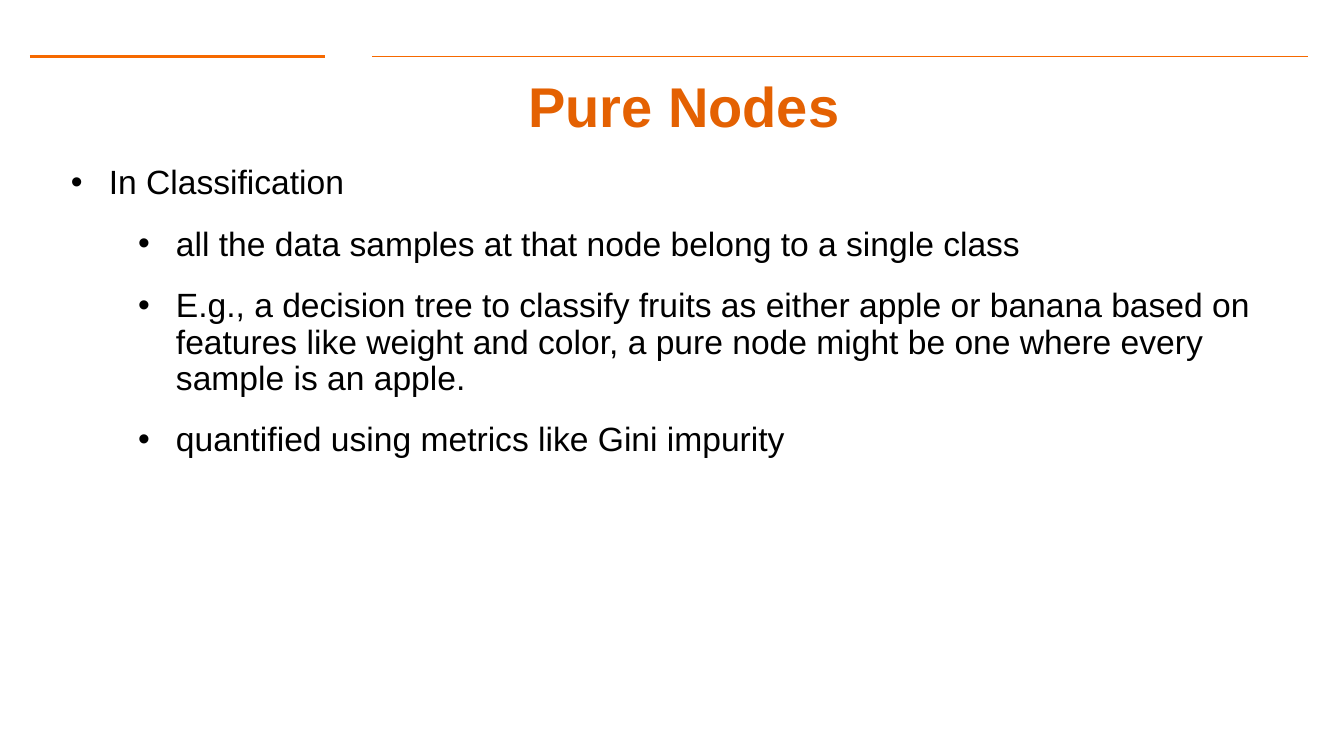
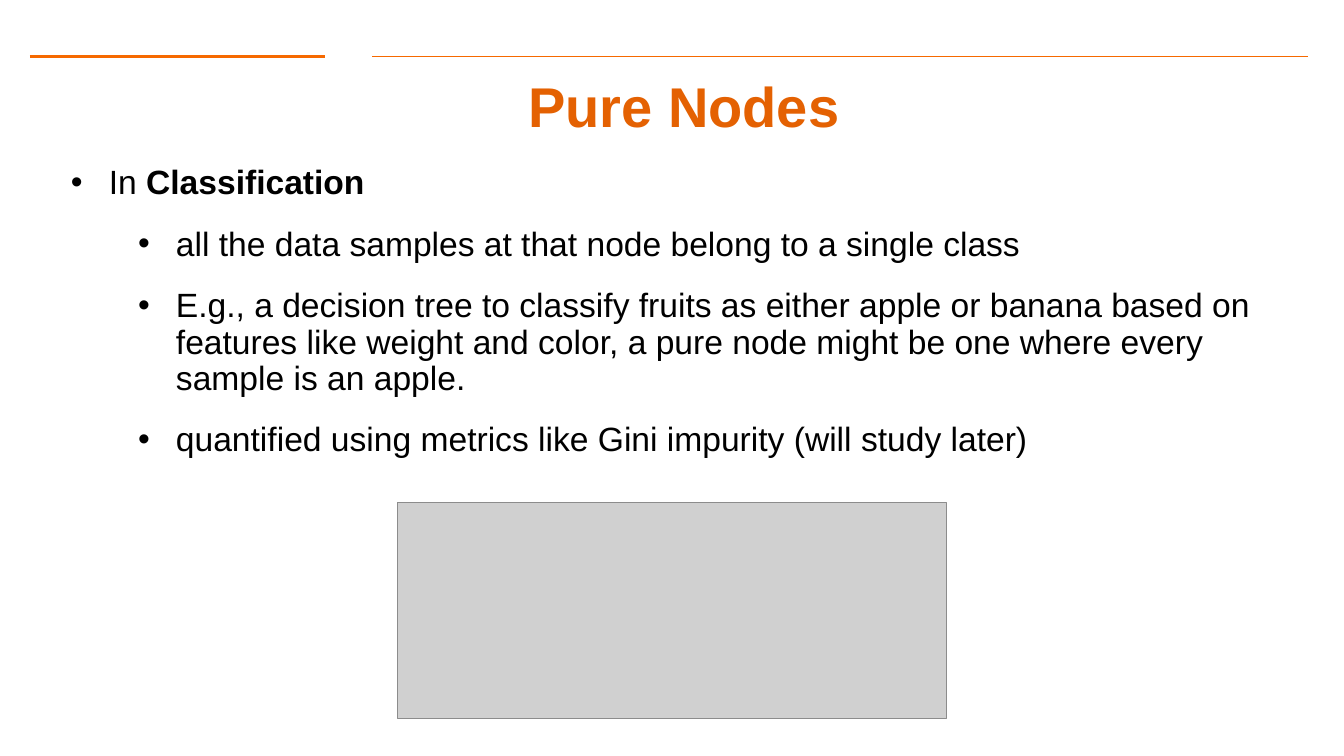
Before and after one commit to aiforsec/RIT-DSCI-633-FDS, a slide deck: slide 25 of Syllabus/Lecture06/Lec06.pptx. Drawn at 1344x756 pixels with LibreOffice and Linux fonts; fonts in the diff are those of the drawing; grey boxes stand for pictures; background and template pictures are left out. Boxes give left, top, right and bottom in pixels: in the first picture for what was removed or moved away, otherwise in the second. Text is boxed around its words. In the diff, an @@ line names an element or a change of style, - is before the commit and + after.

```diff
--- a/Syllabus/Lecture06/Lec06.pptx
+++ b/Syllabus/Lecture06/Lec06.pptx
@@ text at [109,169,364,195]: bold on in "Classification" @@
@@ text at [176,426,1028,458]: text changed @@
-  • quantified using metrics like Gini impurity
+  • quantified using metrics like Gini impurity (will study later)
@@ picture added at [398,502,947,718] @@
```
Also in this commit, not shown: 10 other slides changed, 2 slides added, 1 other file.
